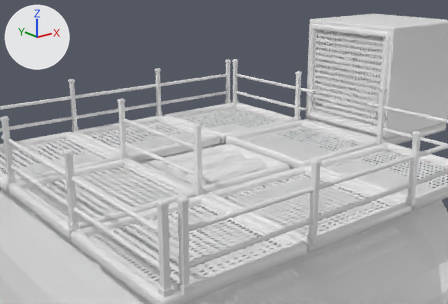
The FBX model Assets/Models/Environment/Grinder.fbx: old version first, new version second.
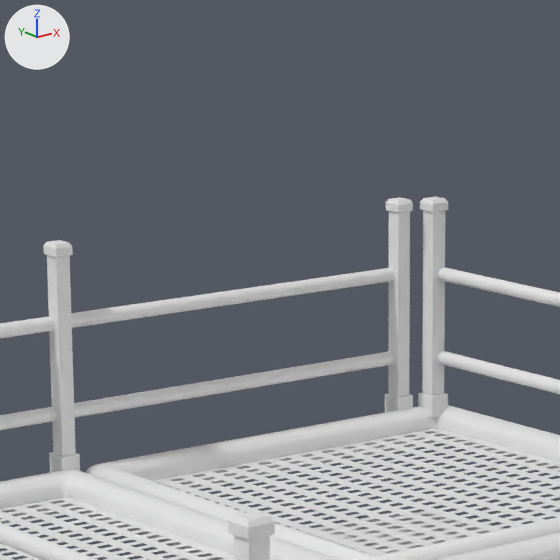
Each version is shown from a 50 mm camera at (-17.65, -22.8, 9.8) aimed at (6.37, 7.23, -2.21), then close up on the part from 33% to 58% of the width and 6% to 44% of the height. Every picture has the same lights, and +X, +Y and +Z are marked at upper left. Where no turn or scale is listed for an object, it has been applied to the vertices.
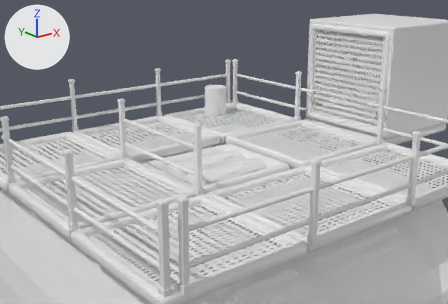
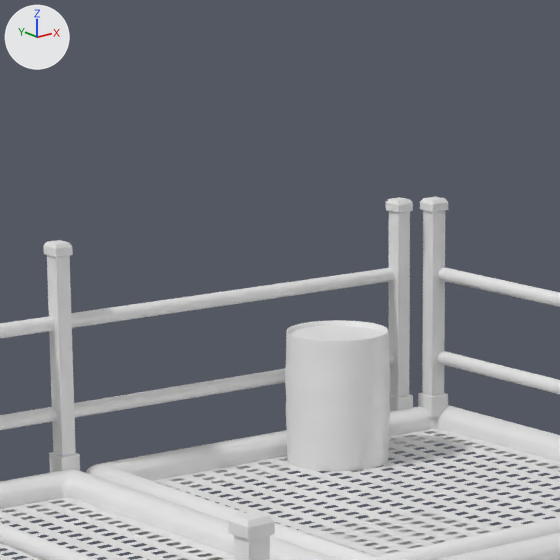
Pixel boxes [x1, y1, x2, y2] of what changed, in the close-ups (560 x 560 px):
'Barrel', added: after [285, 320, 390, 472]
    faces in mat_red (white #e7e7e7): [285, 320, 390, 472]
    faces in mat_base (white #e7e7e7): [290, 326, 385, 341]

The change in detail:
Material 'Red' (mat_red) is new.
Its base color is (0.8, 0.8, 0.8) (white #e7e7e7).
Its roughness is 0.4.
Mesh me_cylinder_010 is new.
It has 2882 vertices, 2880 faces and spans x -0.7..0.7, y -0.7..0.7, z -0.88..0.88.
Faces by material slot: [320, 2560].
It uses material mat_base (white #e7e7e7).
It uses material mat_red (white #e7e7e7).
Object 'Barrel' (ob_barrel) is new; it shows me_cylinder_010.
Its location is (6.56, 8.36, 1.0).
